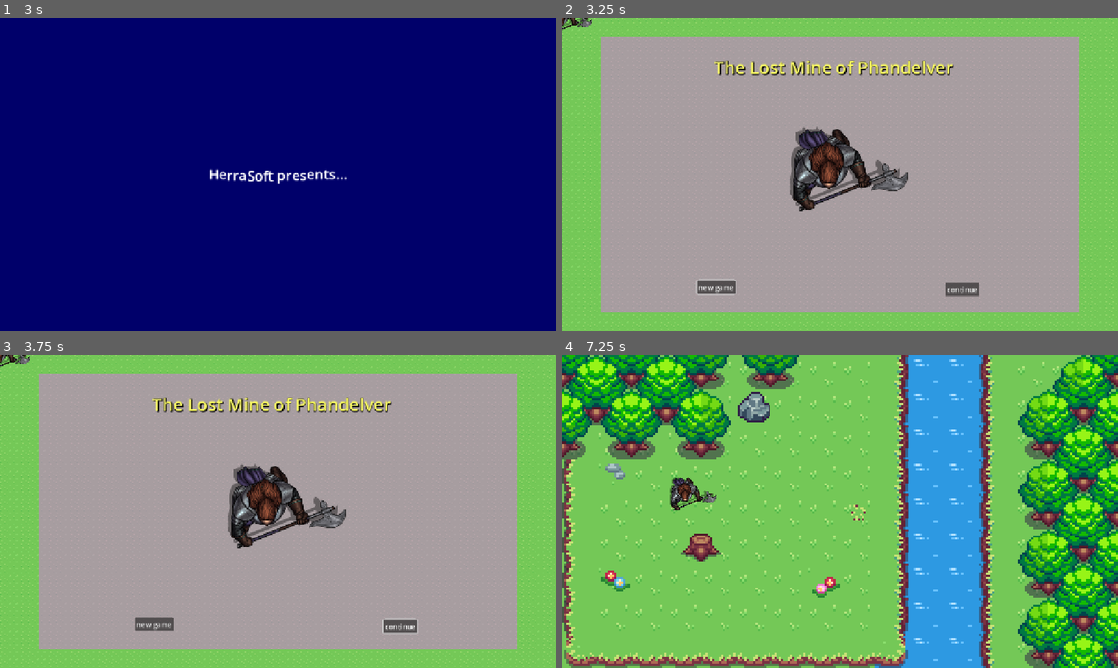
Above: before the commit, frames 1-4 (two rows, left to right).
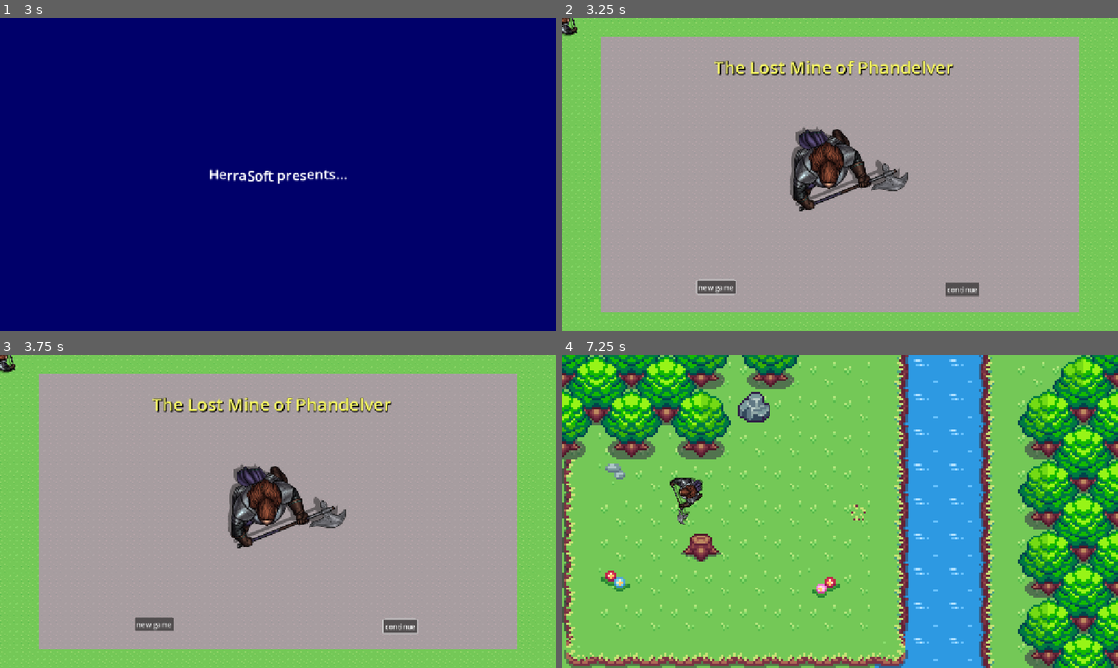
Above: after the commit, the same moments.

Repository: PaulHeraty/herra-dnd
Game: Godot game, scene res://scenes/TitleScene/TitleScene.tscn
Same seed, same stepped clock (60 frames per second), same inputs: the game is played once before the commit and once after it. Sound files missing from this copy of the repository are replaced by a short silence.
Inputs:
- Up to frame 1 (3 s): click "new game" at 0.5 s; click "new game" at 1.25 s; click "continue" at 2 s; click "continue" at 2.75 s
- Up to frame 2 (3.25 s): no input
- Up to frame 3 (3.75 s): tap Enter at 3.5 s; hold Right (right) from 3.53 s (still down); hold Space (Advance) from 3.53 s (still down)
- Up to frame 4 (7.25 s): release Right (right) at 4.28 s; release Space (Advance) at 4.28 s; hold Down (down) 4.28-5.03 s; tap P (show_party_sheet) at 4.35 s; tap Enter at 5, 6.5 s; hold Right (right) 5.03-5.78 s; hold O (show_spell_book) 5.03-5.78 s; tap Space (Advance) at 5.75, 5.85 s; hold Up (up) 5.78-6.53 s; hold Left (left) from 6.53 s (still down); hold P (show_party_sheet) from 6.53 s (still down)

Frame 1 is identical in both runs. In frame 2, 0.2% of the frame differs, in the area x 0-6%, y 0-6%; in frame 3, 0.2%; in frame 4, 0.6%, in the area x 19-28%, y 38-55%.

Commit message:
Fixed some bugs. Added hiRes player rotation. Mouse clicks now work on SpellBook and PartySheet again.

Diff:
--- a/autoload/PartyManager.gd
+++ b/autoload/PartyManager.gd
@@ -29,10 +29,10 @@
 	pass
 
 func spawn_player(parent_node) -> Party:
-	var map_team = PARTY.instantiate()
-	parent_node.add_child(map_team)
+	var mt = PARTY.instantiate()
+	parent_node.add_child(mt)
 	map_team_spawned = true
-	return map_team
+	return mt
 
 func add_players_for_combat() -> void:
 	party.clear()
--- a/party/Party.tscn
+++ b/party/Party.tscn
@@ -1,23 +1,31 @@
-[gd_scene load_steps=5 format=3 uid="uid://dsdl5yyfvvqfe"]
+[gd_scene load_steps=6 format=3 uid="uid://dsdl5yyfvvqfe"]
 
 [ext_resource type="Script" uid="uid://o6m8aghkr5oj" path="res://party/party.gd" id="1_5irmr"]
-[ext_resource type="Texture2D" uid="uid://bd5ih3p0rwudb" path="res://sprites/human_fighter.png" id="1_mpqy2"]
 [ext_resource type="Script" uid="uid://bcw5hwlmtoj8o" path="res://party/party_camera.gd" id="3_hmjyr"]
 
 [sub_resource type="CircleShape2D" id="CircleShape2D_mpqy2"]
 radius = 7.0
 
+[sub_resource type="Gradient" id="Gradient_5irmr"]
+offsets = PackedFloat32Array(0.367713, 0.7264574)
+colors = PackedColorArray(0.38410568, 1, 0.4366271, 1, 0, 0, 0, 0)
+
+[sub_resource type="GradientTexture2D" id="GradientTexture2D_hmjyr"]
+gradient = SubResource("Gradient_5irmr")
+width = 16
+height = 16
+fill = 1
+fill_from = Vector2(0.5, 0.5)
+
 [node name="Party" type="CharacterBody2D"]
 collision_mask = 16
 script = ExtResource("1_5irmr")
 
-[node name="Sprite2D" type="Sprite2D" parent="."]
-visible = false
-scale = Vector2(0.06, 0.06)
-texture = ExtResource("1_mpqy2")
-
 [node name="CollisionShape2D" type="CollisionShape2D" parent="."]
 shape = SubResource("CircleShape2D_mpqy2")
+
+[node name="Sprite2D" type="Sprite2D" parent="."]
+texture = SubResource("GradientTexture2D_hmjyr")
 
 [node name="Camera2D" type="Camera2D" parent="."]
 editor_draw_limits = true
--- a/party/party.gd
+++ b/party/party.gd
@@ -12,6 +12,7 @@
 
 func _ready() -> void:
 	PartyManager.map_team = self
+	sprite.visible = false
 	pass
 
 func _process(_delta: float) -> void:
@@ -19,23 +20,13 @@
 		Input.get_axis("left", "right"),
 		Input.get_axis("up", "down")
 	).normalized()
+
+	var direction_id: int = int( round((direction + cardinal_direction * 0.1).angle() / TAU * DIR_4.size()))
+	var new_direction: Vector2 = DIR_4[direction_id]
+	cardinal_direction = new_direction
+
 	velocity = direction * move_speed
 
 
 func _physics_process(_delta: float) -> void:
 	move_and_slide()
-
-func SetDirection() -> bool:
-	if direction == Vector2.ZERO:
-		return false
-
-	var direction_id: int = int( round((direction + cardinal_direction * 0.1).angle() / TAU * DIR_4.size()))
-	var new_direction: Vector2 = DIR_4[direction_id]
-
-	if new_direction == cardinal_direction:
-		return false
-
-	cardinal_direction = new_direction
-	DirectionChanged.emit(new_direction)
-	sprite.scale.x = -1 if cardinal_direction == Vector2.LEFT else 1
-	return true
--- a/party/party_hiRes.tscn
+++ b/party/party_hiRes.tscn
@@ -4,6 +4,7 @@
 [ext_resource type="Texture2D" uid="uid://bd5ih3p0rwudb" path="res://sprites/human_fighter.png" id="1_xwin1"]
 
 [node name="PartyHiRes" type="Node2D"]
+rotation = -1.446878
 script = ExtResource("1_wxbim")
 
 [node name="Sprite2D" type="Sprite2D" parent="."]
--- a/scenes/CragmawHideout/cragmaw_hideout.gd
+++ b/scenes/CragmawHideout/cragmaw_hideout.gd
@@ -7,31 +7,8 @@
 @onready var tile_map_layer_walls: TileMapLayer = %TileMapLayerWalls
 @onready var tile_map_layer_outside_ground: LevelTileMapLayer = %TileMapLayerOutsideGround
 @onready var tile_map_layer_outside_upper: TileMapLayer = %TileMapLayerOutsideUpper
-#@onready var subviewport_container = $SubViewportContainer
-
-#var map_team: Party
-#var high_res_sprite: PartyHiRes
 
 func _ready() -> void:
 	tile_map_layer_ground_2.visible = false
-	#self.y_sort_enabled = true
-	#map_team = PartyManager.spawn_player(%SubViewport)
 	PartyManager.set_map_team_position(%PartySpawn.global_position)
-	#high_res_sprite = PartyManager.map_team_hires
-	#PartyManager.set_as_parent(self)
-	#LevelManager.level_load_started.connect(_free_level)
 	AudioManager.play_music(music)
-
-#func _process(_delta):
-	#var canvas_transform = $SubViewportContainer/SubViewport.get_canvas_transform()
-	#var ghost_screen_pos = canvas_transform * map_team.global_position
-	#var screen_scale = Vector2(
-		#get_viewport().size.x / float($SubViewportContainer/SubViewport.size.x),
-		#get_viewport().size.y / float($SubViewportContainer/SubViewport.size.y)
-		#)
-	#high_res_sprite.position = ghost_screen_pos * screen_scale
-	#pass
-
-#func _free_level() -> void:
-	#PartyManager.unparent_player(%SubViewport)
-	#queue_free()
--- a/scenes/GameLog.gd
+++ b/scenes/GameLog.gd
@@ -16,7 +16,7 @@
 		rich_text_label_ref.append_text(entry_text)
 		rich_text_label_ref.scroll_to_line(9999)
 	else:
-		print("GameLog.gd ERROR: rich_text_label_ref is NULL. UI not connected!")
+		print("GameLog.gd ERROR: rich_text_label_ref is NULL. GameLog UI not connected!")
 
 func _unhandled_input(event: InputEvent) -> void:
 	if event.is_action_pressed("Advance"):
--- a/scenes/UI/CharacterSheet/PartySheet.tscn
+++ b/scenes/UI/CharacterSheet/PartySheet.tscn
@@ -4,6 +4,7 @@
 [ext_resource type="PackedScene" uid="uid://beypv5k06nalq" path="res://scenes/UI/CharacterSheet/CharacterSheet.tscn" id="2_0sl4c"]
 
 [node name="PartySheet" type="CanvasLayer"]
+layer = 10
 script = ExtResource("1_yhv5m")
 
 [node name="Control" type="Control" parent="."]
--- a/scenes/UI/SpellSheet/SpellBook.tscn
+++ b/scenes/UI/SpellSheet/SpellBook.tscn
@@ -10,6 +10,7 @@
 bg_color = Color(0.43519226, 0.4351923, 0.43519217, 1)
 
 [node name="SpellBook" type="CanvasLayer"]
+layer = 11
 script = ExtResource("1_3lvro")
 
 [node name="Control" type="Control" parent="."]
--- a/scenes/level.gd
+++ b/scenes/level.gd
@@ -1,26 +1,15 @@
 class_name Level extends Node2D
 
-#@export var music: AudioStream
-
-#@onready var tile_map_layer_ground: TileMapLayer = %TileMapLayerGround
-#@onready var tile_map_layer_ground_2: TileMapLayer = %TileMapLayerGround2
-#@onready var tile_map_layer_walls: TileMapLayer = %TileMapLayerWalls
-#@onready var tile_map_layer_outside_ground: LevelTileMapLayer = %TileMapLayerOutsideGround
-#@onready var tile_map_layer_outside_upper: TileMapLayer = %TileMapLayerOutsideUpper
 @onready var subviewport_container = $SubViewportContainer
 
 var map_team: Party
 var high_res_sprite: PartyHiRes
 
 func _ready() -> void:
-	#tile_map_layer_ground_2.visible = false
 	self.y_sort_enabled = true
 	map_team = PartyManager.spawn_player(%SubViewport)
-	#PartyManager.set_map_team_position(%PartySpawn.global_position)
 	high_res_sprite = PartyManager.map_team_hires
-	#PartyManager.set_as_parent(self)
 	LevelManager.level_load_started.connect(_free_level)
-	#AudioManager.play_music(music)
 
 func _process(_delta):
 	var canvas_transform = $SubViewportContainer/SubViewport.get_canvas_transform()
@@ -30,8 +19,24 @@
 		get_viewport().size.y / float($SubViewportContainer/SubViewport.size.y)
 		)
 	high_res_sprite.position = ghost_screen_pos * screen_scale
+	set_hires_sprite_rot()
 	pass
 
 func _free_level() -> void:
 	PartyManager.unparent_player(%SubViewport)
 	queue_free()
+
+func set_hires_sprite_rot() -> void:
+	var team_dir = map_team.cardinal_direction
+	match team_dir:
+		Vector2.RIGHT:
+			high_res_sprite.rotation_degrees = 270.0
+		Vector2.DOWN:
+			high_res_sprite.rotation_degrees = 0.0
+		Vector2.LEFT:
+			high_res_sprite.rotation_degrees = 90.0
+		Vector2.UP:
+			high_res_sprite.rotation_degrees = 180.0
+		_:
+			high_res_sprite.rotation_degrees = 0.0
+	pass
